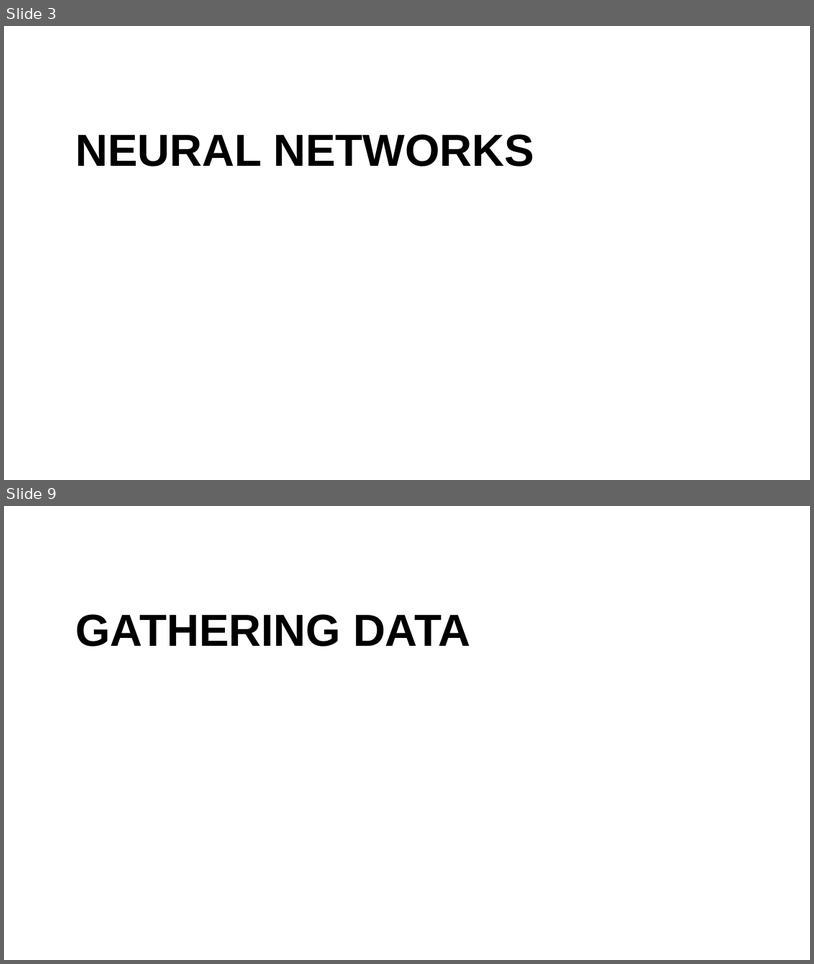
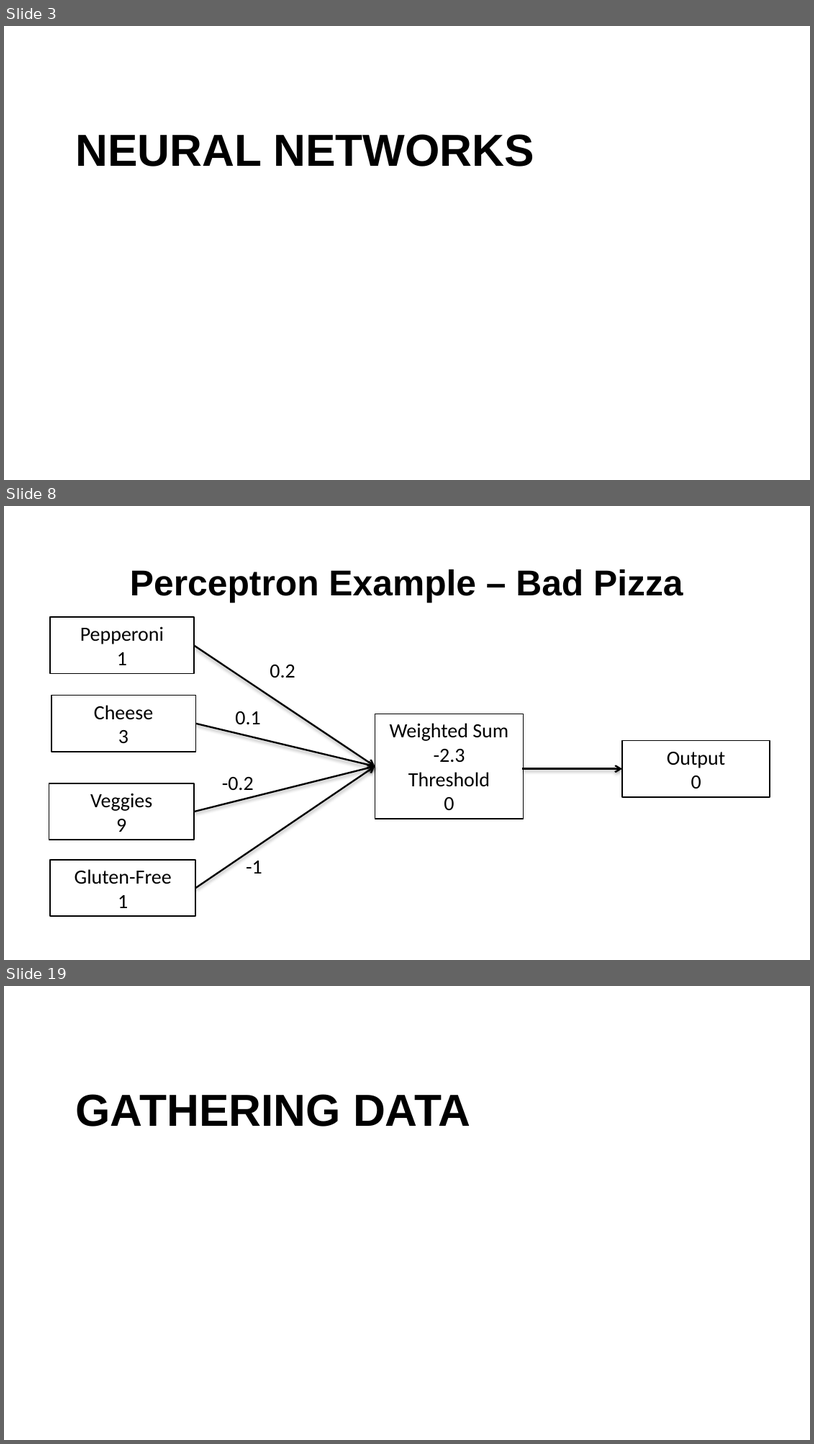
Before and after one commit to fbsmith/sciantix-official, a slide deck: presentations/2026-02-20.pptx. Shown one above the other, each under a label of ours: slides 3 and 9 before the commit, slides 3, 8 and 19 after it; the slides between them are not shown. The pictures are 814x964 and 814x1444 pixels, drawn with LibreOffice and Linux fonts; fonts in the diff are those of the drawing; background and template pictures are left out. Boxes give left, top, right and bottom in pixels: in the first picture for what was removed or moved away, otherwise in the second. Text is boxed around its words. In the diff, an @@ line names an element or a change of style, - is before the commit and + after.

```diff
--- a/presentations/2026-02-20.pptx
+++ b/presentations/2026-02-20.pptx
@@ slide 8 added at [4, 506, 810, 960], background #FFFFFF @@
@@ title added at [130, 569, 683, 603], 32 pt, text #000000, bold @@
+Perceptron Example – Bad Pizza
@@ rectangle added at [50, 618, 193, 674], outline #000000 1 pt, 18 pt, text #000000 @@
+Pepperoni
+1
@@ arrow added from (194, 646) to (375, 767), #000000 1.5 pt @@
@@ text added at [270, 664, 295, 677], 18 pt, text #000000 @@
+0.2
@@ rectangle added at [52, 695, 196, 751], outline #000000 1 pt, 18 pt, text #000000 @@
+Cheese
+3
@@ text added at [235, 711, 260, 724], 18 pt, text #000000 @@
+0.1
@@ rectangle added at [375, 714, 523, 819], outline #000000 1 pt, 18 pt, text #000000 @@
+Weighted Sum
+-2.3
+Threshold
+0
@@ arrow added from (196, 723) to (375, 767), #000000 1.5 pt @@
@@ rectangle added at [622, 741, 770, 797], outline #000000 1 pt, 18 pt, text #000000 @@
+Output
+0
@@ rectangle added at [49, 783, 194, 840], outline #000000 1 pt, 18 pt, text #000000 @@
+Veggies
+9
@@ arrow added from (194, 811) to (375, 767), #000000 1.5 pt @@
@@ arrow added from (196, 888) to (375, 767), #000000 1.5 pt @@
@@ text added at [222, 777, 254, 790], 18 pt, text #000000 @@
+-0.2
@@ arrow added from (522, 769) to (622, 769), #000000 1.5 pt @@
@@ rectangle added at [50, 860, 195, 916], outline #000000 1 pt, 18 pt, text #000000 @@
+Gluten-Free
+1
@@ text added at [246, 860, 262, 873], 18 pt, text #000000 @@
+-1
@@ what was slide 9 is now slide 19 @@
```
Also in this commit, not shown: 2 slides changed, 12 other slides added, 3 slides removed, 6 other files.
